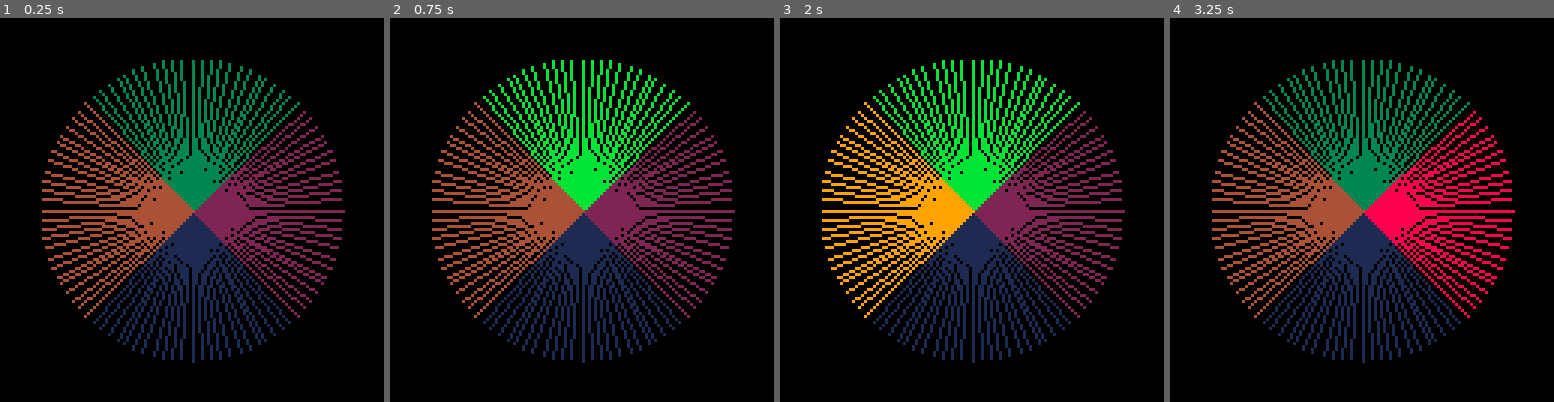
Above: before the commit, frames 1-4 (left to right).
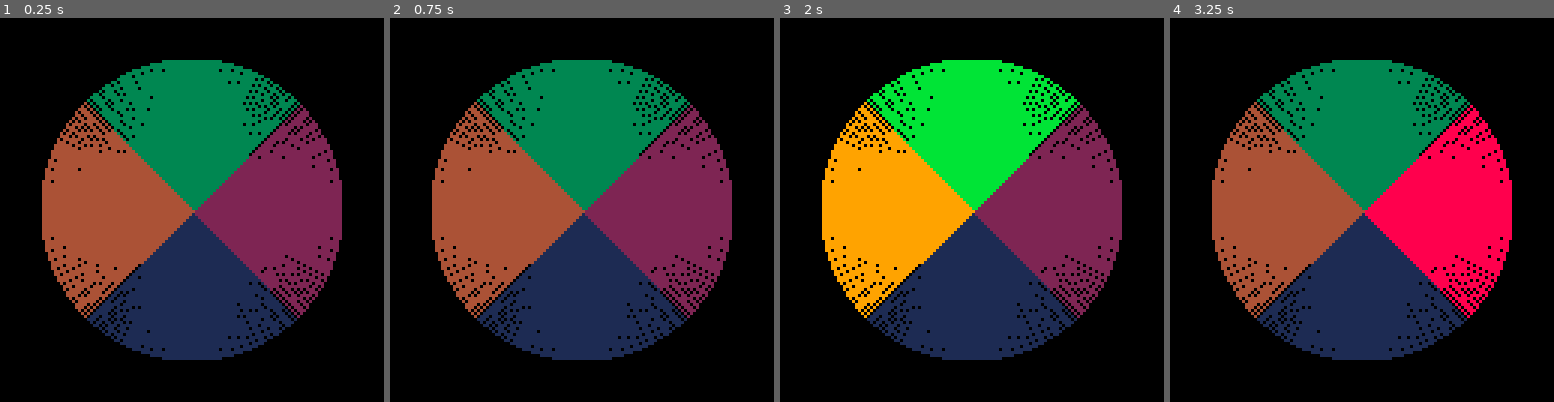
Above: after the commit, the same moments.

Repository: MiniMechMedia/pico8-games
Game: PICO-8 cartridge carts/simon-says-tweet/simon-says-tweet.p8
The game is run twice, just before and just after one commit, with the same random seed, the same clock (stepped at 60 frames per second) and the same inputs.
Inputs:
- Up to frame 1 (0.25 s): no input
- Up to frame 2 (0.75 s): tap O (Z key) at 0.33, 0.7 s
- Up to frame 3 (2 s): tap X (X key) at 1.07 s; tap O (Z key) at 1.43 s; hold Left from 1.97 s (still down)
- Up to frame 4 (3.25 s): tap X (X key) every 0.33 s from 2.07 to 3.07 s; tap O (Z key) at 2.22, 3.1 s; release Left at 2.37 s; hold Down 2.42-2.82 s; hold Right from 2.87 s (still down)

The runs differ from the first frame. In frame 1, 24% of the frame differs, in the area x 10-90%, y 10-90%; in frame 2, 29%; in frame 3, 24%; in frame 4, 24%.

Commit message:
Improved look of Simon Says

Diff:
--- a/carts/simon-says-tweet/simon-says-tweet.p8
+++ b/carts/simon-says-tweet/simon-says-tweet.p8
@@ -1,13 +1,13 @@
 pico-8 cartridge // http://www.pico-8.com
-version 36
+version 38
 __lua__
---simon says tweet               v0.1.0
---caterpillar games
+--simon says tweet               v0.1.1
+--mini mech media
 
 ::r::d={3,1,2,0}u=''i=0p=u::_::cls()for c=1,4do
 b=d[c]if(btnp(b))u..=c
-for j=0,96do
-k=j\4/96+c/4-5/8line(64,64,64+50*cos(k),64+50*sin(k),(btn(b)or i\15%2>0and''..c==sub(p,i\30,_))and({12,8,11,9})[c]or c)end
+for j=0,318do
+k=j\4/318+c/4-5/8line(64,64,64+50*cos(k),64+50*sin(k),(btn(b)or i\15%2>0and''..c==p[i\30])and({12,8,11,9})[c]or c)end
 end
 i+=1flip()if(sub(p,1,#u)!=u)goto r
 if(p==u)u=''i=0p..=rnd(d)+1
Not shown, changed: the thumbnail (__label__) section of carts/simon-says-tweet/simon-says-tweet.p8
Not shown, changed: the sound effects (__sfx__) section of carts/simon-says-tweet/simon-says-tweet.p8
Not shown, changed: carts/simon-says-tweet/README.md
Not shown, changed: carts/simon-says-tweet/export/html_export/index.html
Not shown, changed: carts/simon-says-tweet/export/html_export/index.js
Not shown, changed: carts/simon-says-tweet/export/simon-says-tweet.p8.png
Not shown, changed: carts/simon-says-tweet/images/cover.png
Not shown, changed: carts/simon-says-tweet/images/gameplay.gif
Not shown, changed: carts/simon-says-tweet/images/itch-cover.png
